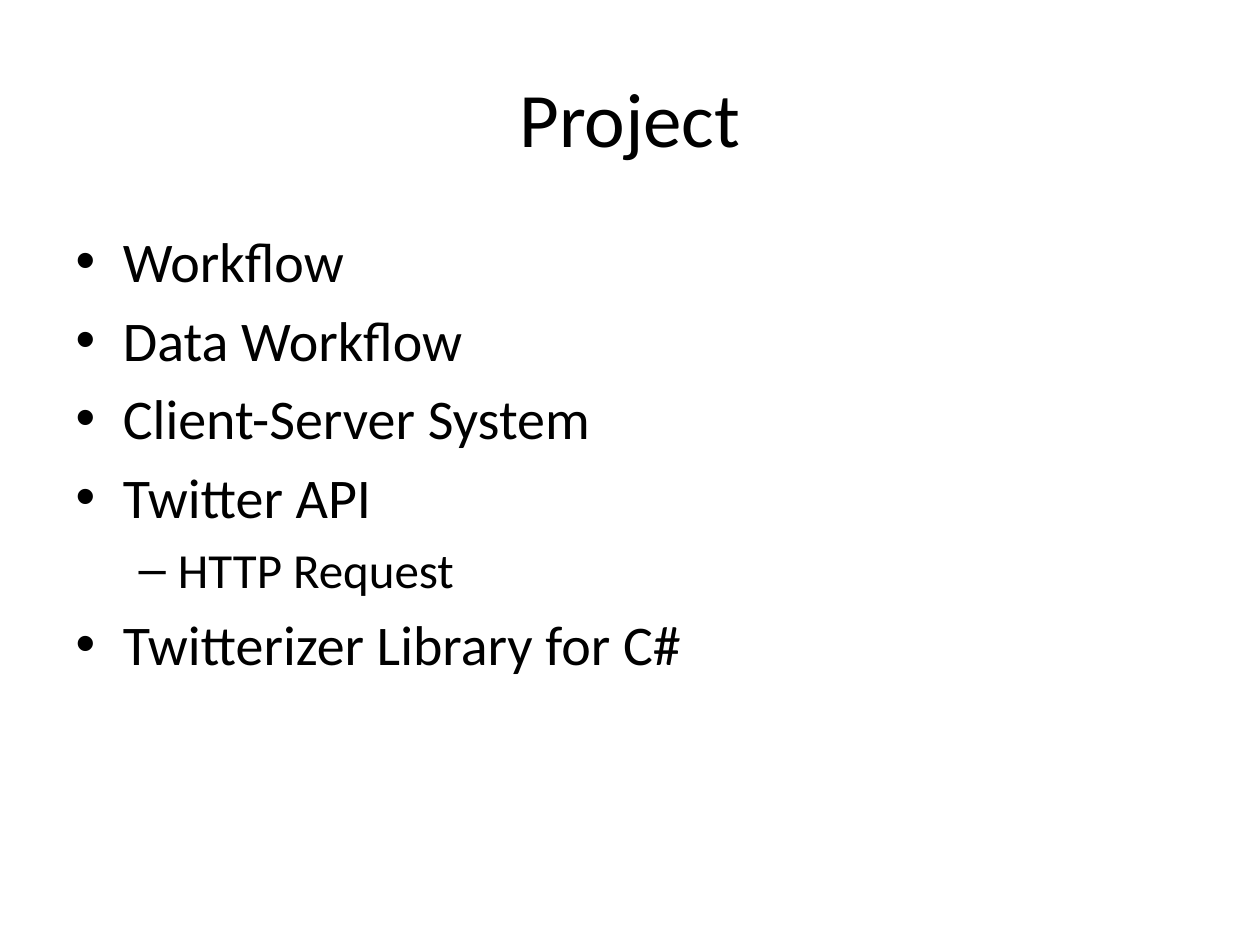
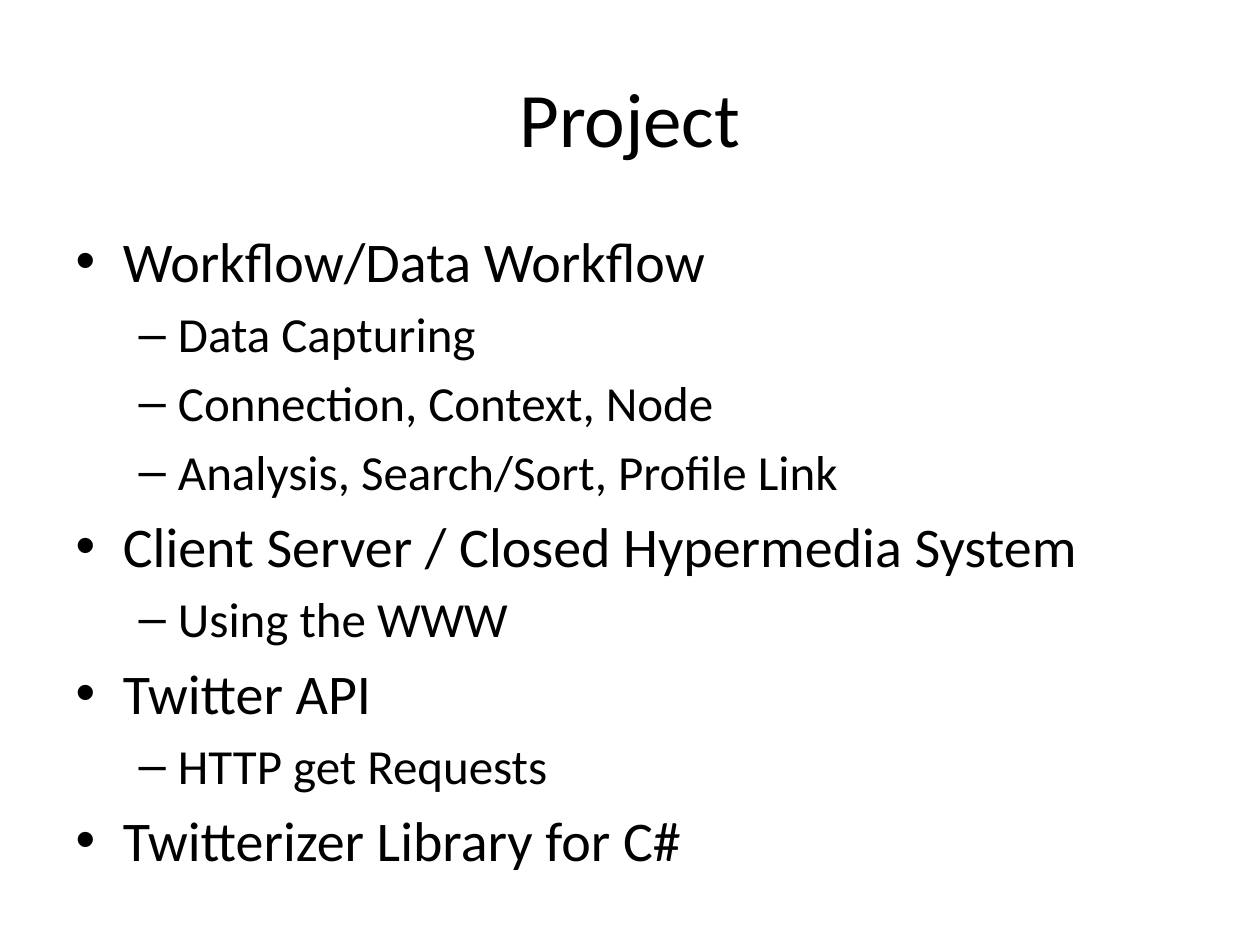
Before and after one commit to isurup/kalle-martin-group, a slide deck: slide 1 of SSE3/MartinPresentation/project extra slides.pptx. Drawn at 1260x945 pixels with LibreOffice and Linux fonts; fonts in the diff are those of the drawing. Boxes give left, top, right and bottom in pixels: in the first picture for what was removed or moved away, otherwise in the second. Text is boxed around its words. In the diff, an @@ line names an element or a change of style, - is before the commit and + after.

```diff
--- a/SSE3/MartinPresentation/project extra slides.pptx
+++ b/SSE3/MartinPresentation/project extra slides.pptx
@@ text at [123,243,1077,646]: text changed; size 32 to 28 pt @@
-• Workflow
-• Data Workflow
-• Client-Server System
+• Workflow/Data Workflow
+  – Data Capturing
+  – Connection, Context, Node
+  – Analysis, Search/Sort, Profile Link
+• Client Server / Closed Hypermedia System
+  – Using the WWW
@@ text at [178,752,547,793]: text changed @@
-  – HTTP Request
+  – HTTP get Requests
```
Also in this commit, not shown: 1 other slide changed, 2 slides added, 1 slide removed, 1 other file.
